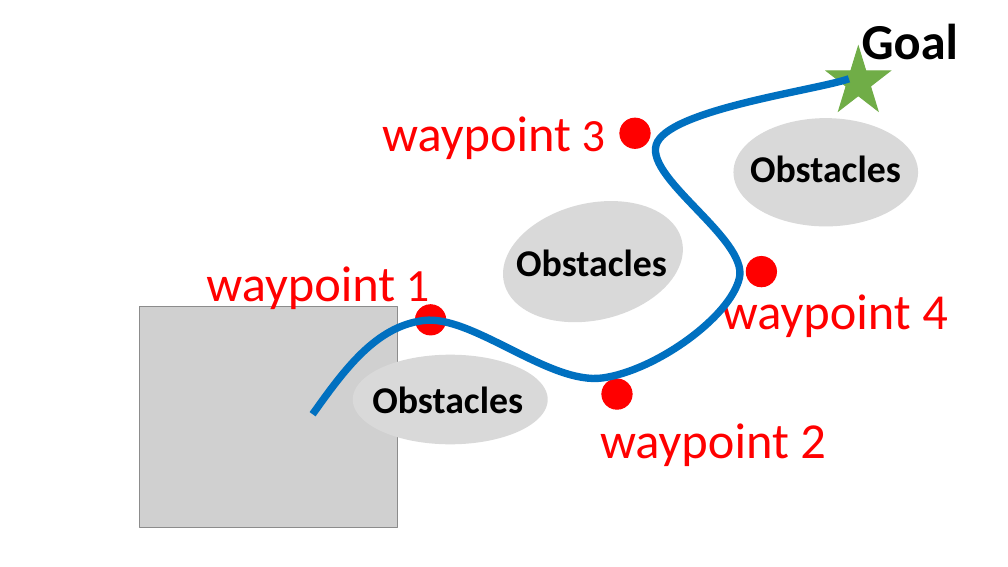
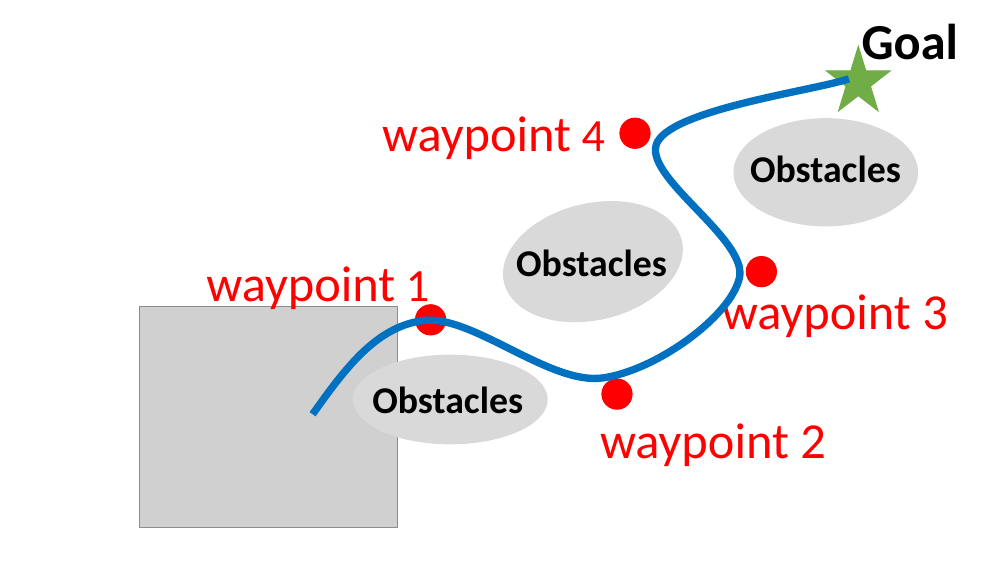
Before and after one commit to wanxinjin/academicpages.github.io, a slide deck: slide 1 of images/learning_from_sparse.pptx. Drawn at 1008x567 pixels with LibreOffice and Linux fonts; fonts in the diff are those of the drawing; grey boxes stand for pictures. Boxes give left, top, right and bottom in pixels: in the first picture for what was removed or moved away, otherwise in the second. Text is boxed around its words. In the diff, an @@ line names an element or a change of style, - is before the commit and + after.

```diff
--- a/images/learning_from_sparse.pptx
+++ b/images/learning_from_sparse.pptx
@@ text at (x1=382, y1=116, x2=605, y2=159): text changed @@
-waypoint 3
+waypoint 4
@@ text at (x1=722, y1=288, x2=947, y2=337): text changed @@
-waypoint 4
+waypoint 3
```
Also in this commit, not shown: 3 other files.
